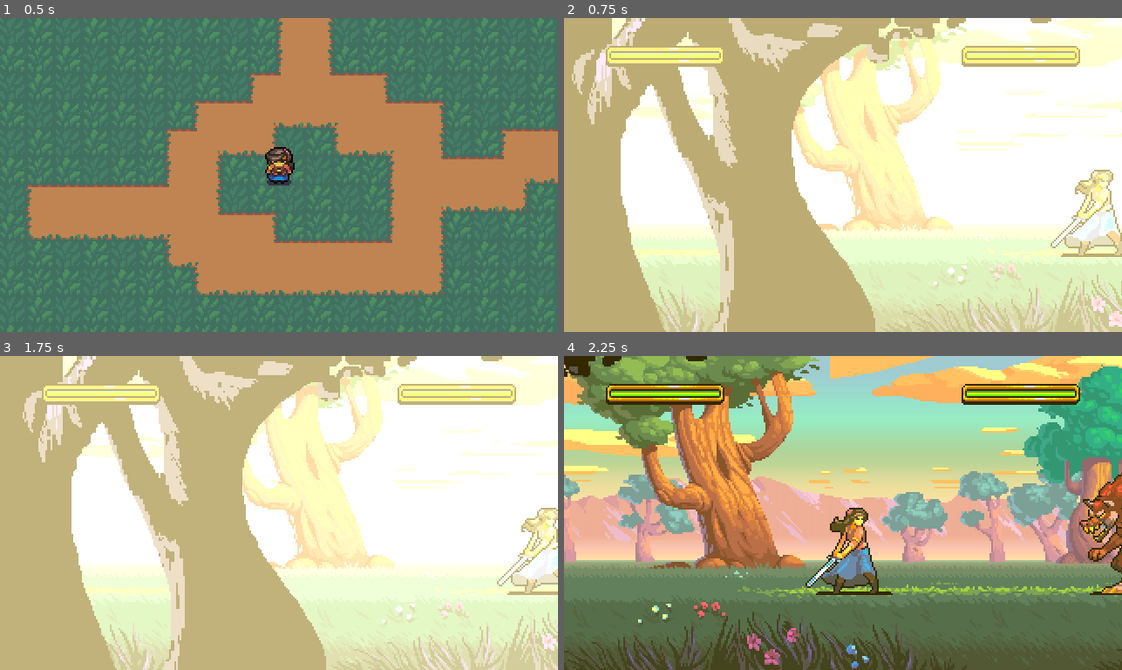
Above: before the commit, frames 1-4 (two rows, left to right).
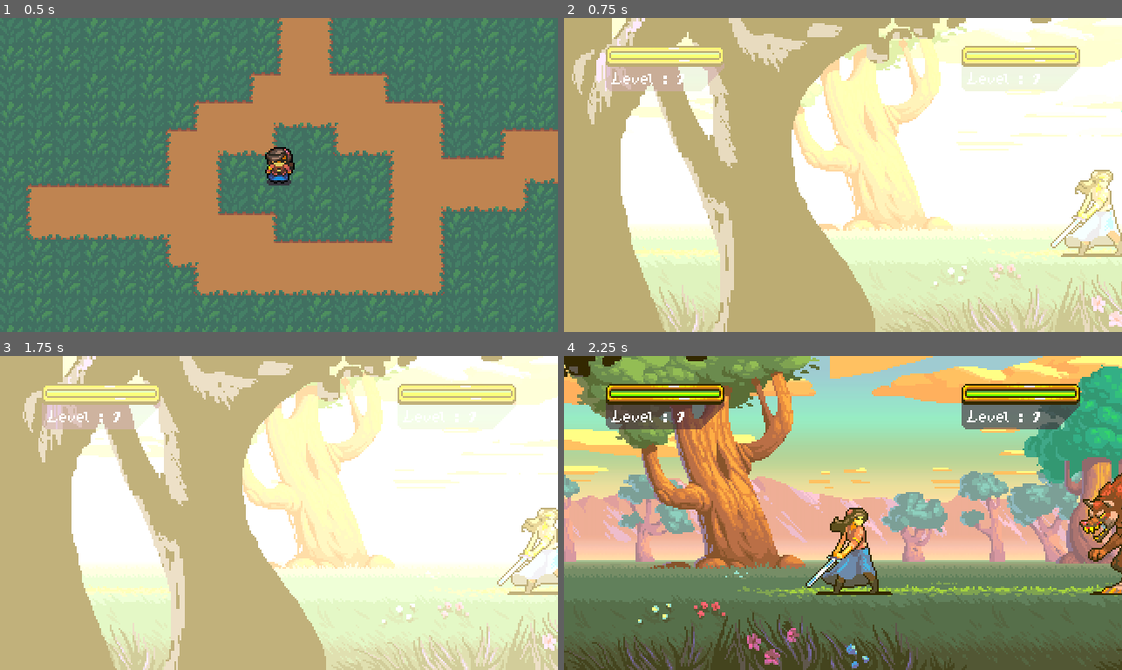
Above: after the commit, the same moments.

Repository: apiotrowski255/westwick
Game: Godot game, scene res://World/Town.tscn
The game is run twice, just before and just after one commit, with the same random seed, the same clock (stepped at 60 frames per second) and the same inputs.
Inputs:
- Up to frame 1 (0.5 s): no input
- Up to frame 2 (0.75 s): tap Enter (ui_accept) at 0.5 s; hold Right (ui_right) from 0.53 s (still down)
- Up to frame 3 (1.75 s): tap Enter (ui_accept) at 0.77, 1.52 s; release Right (ui_right) at 1.28 s; hold Down (ui_down) from 1.28 s (still down)
- Up to frame 4 (2.25 s): release Down (ui_down) at 2.03 s; hold Right (ui_right) from 2.03 s (still down)

Frame 1 is identical in both runs. In frame 2, 2.9% of the frame differs, in the area x 7-93%, y 14-24%; in frame 3, 1.3%; in frame 4, 3.0%.

Commit message:
Displaying unit level in battle

Diff:
--- a/UI/BattleUnitInfo.gd
+++ b/UI/BattleUnitInfo.gd
@@ -3,6 +3,7 @@
 var stats : ClassStats setget set_stats
 
 onready var health_bar: TextureRect = $HealthBar
+onready var level_label: Label = $LevelLabel
 
 func set_stats(value : ClassStats) -> void:
 	stats = value
@@ -13,6 +14,7 @@
 		return
 	stats.connect("health_changed", self, "_on_stats_health_changed")
 	health_bar.set_bar(stats.health, stats.max_health)
+	level_label.text = "Level : " + str(stats.level)
 
 func _on_stats_health_changed() -> void:
 	health_bar.animate_bar(stats.health, stats.max_health)
--- a/UI/BattleUnitInfo.tscn
+++ b/UI/BattleUnitInfo.tscn
@@ -1,11 +1,29 @@
-[gd_scene load_steps=3 format=2]
+[gd_scene load_steps=5 format=2]
 
 [ext_resource path="res://UI/ValueBar.tscn" type="PackedScene" id=1]
 [ext_resource path="res://UI/BattleUnitInfo.gd" type="Script" id=2]
+[ext_resource path="res://UI/DefaultTheme.tres" type="Theme" id=3]
+[ext_resource path="res://Sprites/BattleUnitInfoShadow.png" type="Texture" id=4]
 
 [node name="BattleUnitInfo" type="Control"]
 margin_right = 28.0
 margin_bottom = 14.0
+theme = ExtResource( 3 )
 script = ExtResource( 2 )
 
+[node name="Shadow" type="TextureRect" parent="."]
+margin_right = 68.0
+margin_bottom = 26.0
+texture = ExtResource( 4 )
+__meta__ = {
+"_edit_lock_": true
+}
+
 [node name="HealthBar" parent="." instance=ExtResource( 1 )]
+
+[node name="LevelLabel" type="Label" parent="."]
+margin_left = 3.0
+margin_top = 13.0
+margin_right = 58.0
+margin_bottom = 24.0
+text = "Level : 100"
